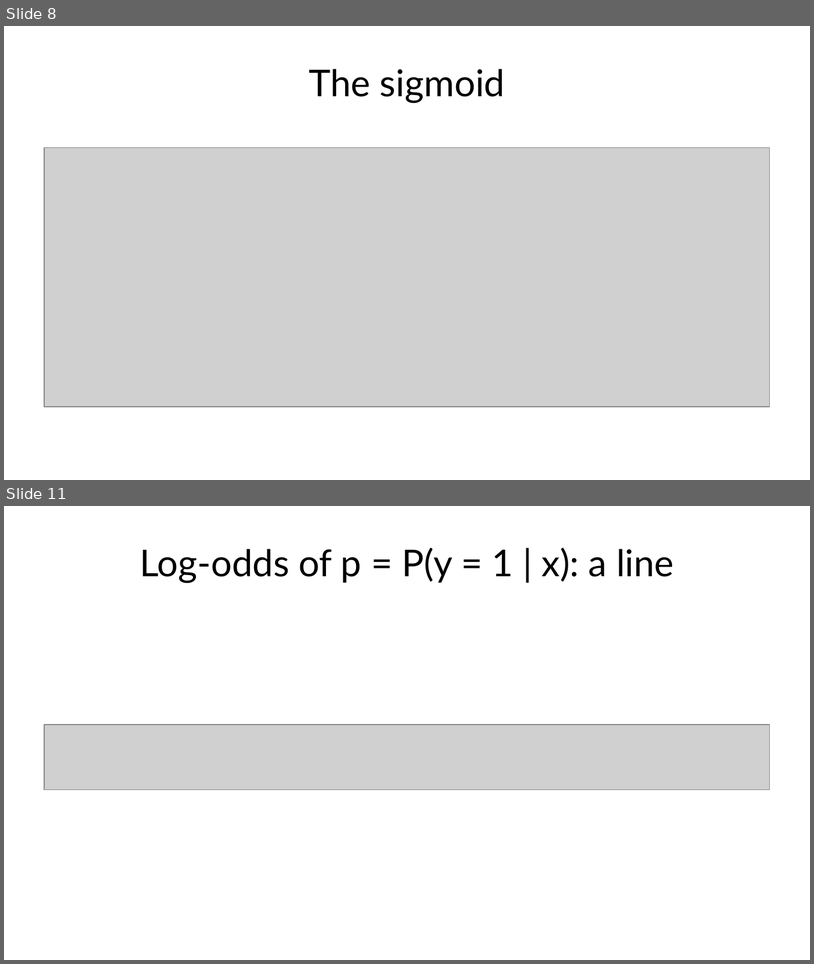
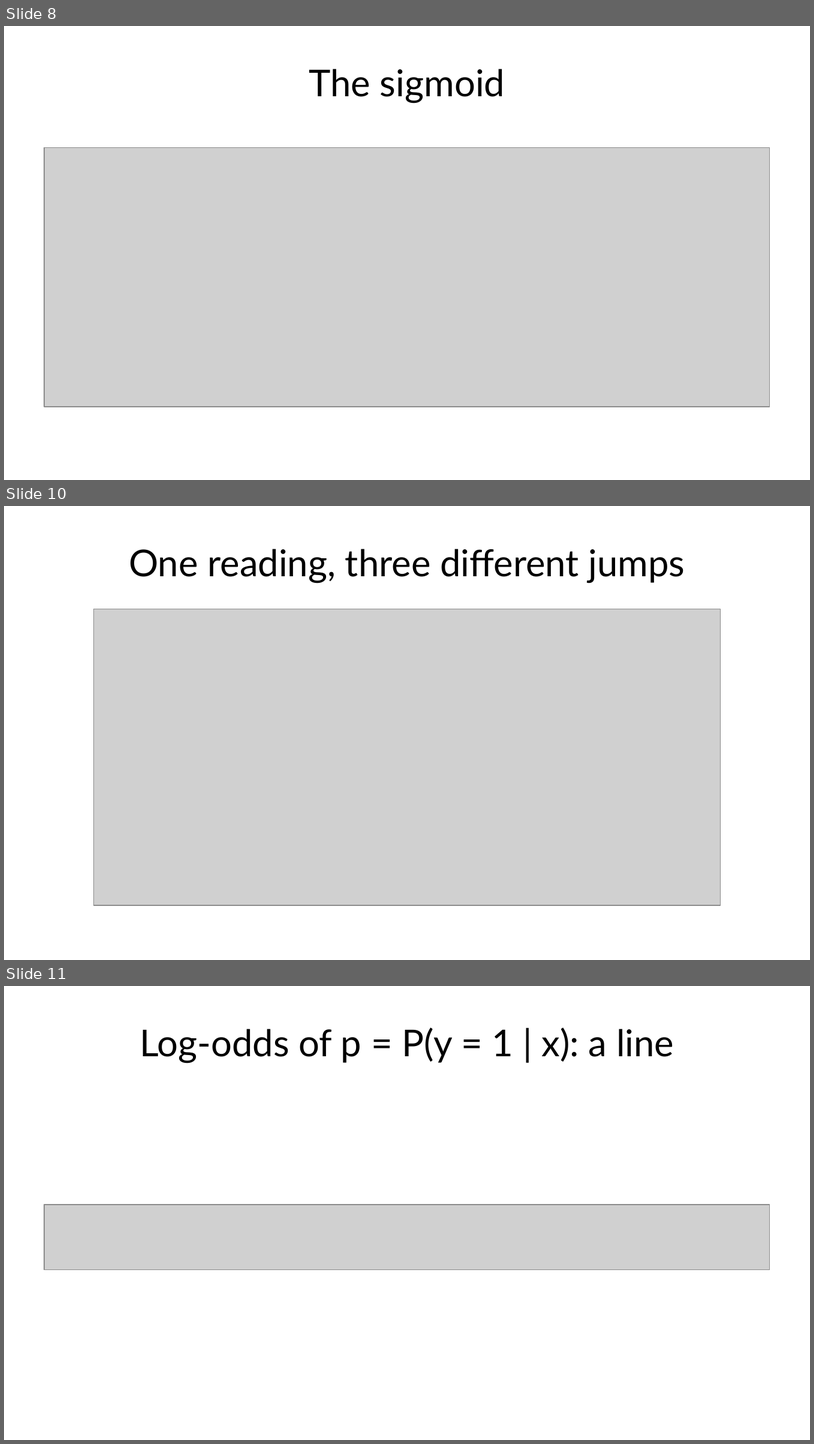
Before and after one commit to fabioantonini/technologies-for-artificial-intelligence, a slide deck: Lessons/04_classification_and_metrics/Slides/classification_and_metrics_slides.pptx. Shown one above the other, each under a label of ours: slides 8 and 11 before the commit, slides 8, 10 and 11 after it; the slides between them are not shown. The pictures are 814x964 and 814x1444 pixels, drawn with LibreOffice and Linux fonts; fonts in the diff are those of the drawing; grey boxes stand for pictures; background and template pictures are left out. Boxes give left, top, right and bottom in pixels: in the first picture for what was removed or moved away, otherwise in the second. Text is boxed around its words. In the diff, an @@ line names an element or a change of style, - is before the commit and + after.

```diff
--- a/Lessons/04_classification_and_metrics/Slides/classification_and_metrics_slides.pptx
+++ b/Lessons/04_classification_and_metrics/Slides/classification_and_metrics_slides.pptx
@@ slide 10 added at bbox=[4, 506, 810, 960], background #FFFFFF @@
@@ title added at bbox=[129, 549, 685, 583], 33 pt, text #1A1A1A @@
+One reading, three different jumps
@@ picture added at bbox=[93, 609, 721, 905] @@
```
Also in this commit, not shown: 4 slides changed, 1 other slide added, 2 slides removed, 14 other files.
